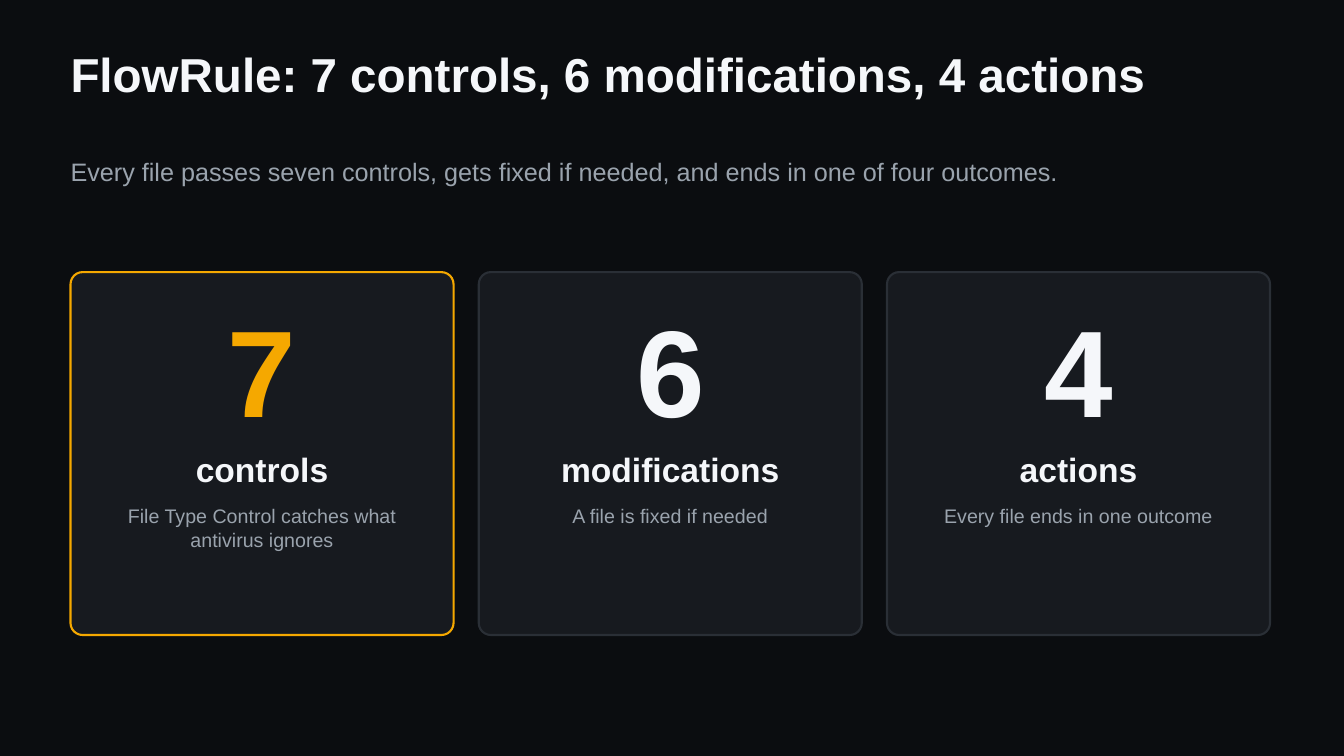
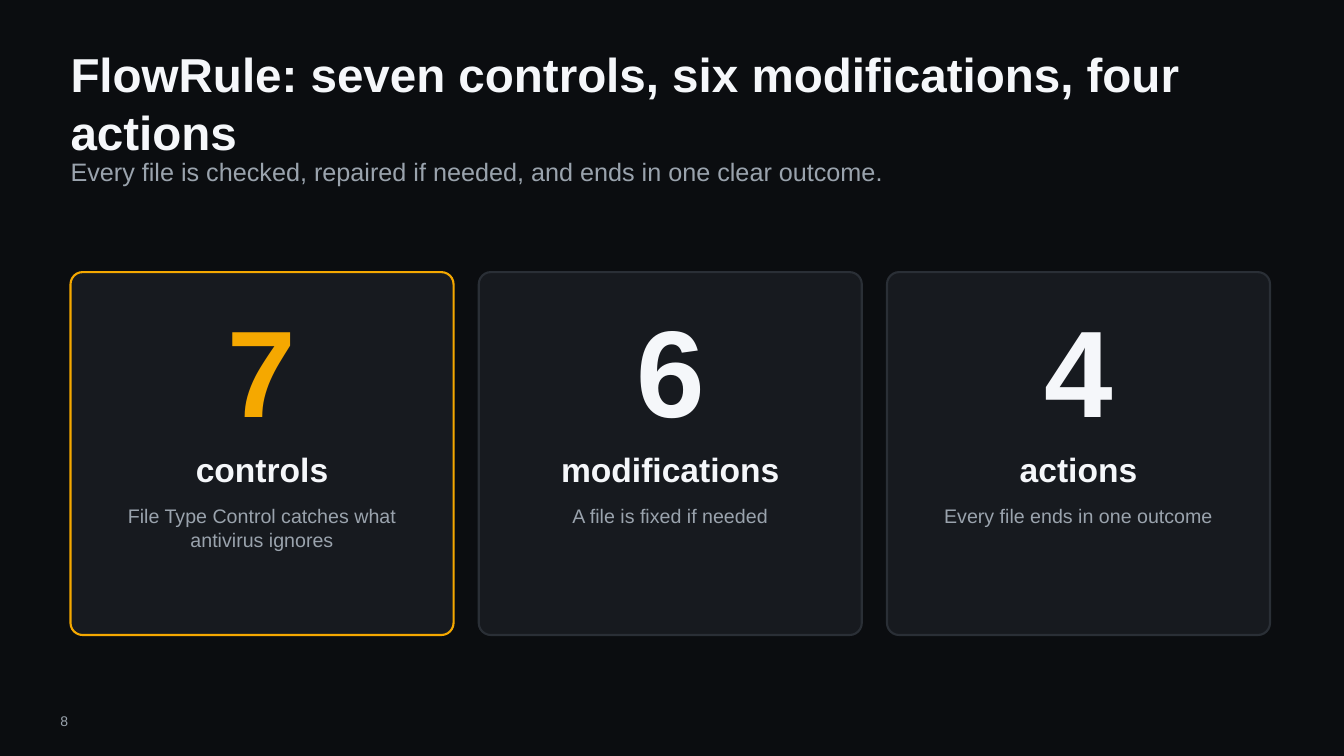
Before and after one commit to hybridus/DFX_Marketing, a slide deck: slide 8 of Projects/03_Presales_Master_Deck/pilot/DFX_Master_deck.pptx (slide 7 before the commit). Drawn at 1344x756 pixels with LibreOffice and Linux fonts; fonts in the diff are those of the drawing; background and template pictures are left out. Boxes give left, top, right and bottom in pixels: in the first picture for what was removed or moved away, otherwise in the second. Text is boxed around its words. In the diff, an @@ line names an element or a change of style, - is before the commit and + after.

```diff
--- a/Projects/03_Presales_Master_Deck/pilot/DFX_Master_deck.pptx
+++ b/Projects/03_Presales_Master_Deck/pilot/DFX_Master_deck.pptx
@@ text at [71, 57, 1179, 151]: text changed @@
-FlowRule: 7 controls, 6 modifications, 4 actions
+FlowRule: seven controls, six modifications, four actions
@@ text at [71, 163, 883, 186]: text changed @@
-Every file passes seven controls, gets fixed if needed, and ends in one of four outcomes.
+Every file is checked, repaired if needed, and ends in one clear outcome.
@@ page number added at [60, 716, 68, 726], 10 pt, text #9AA3AD @@
+8
```
Also in this commit, not shown: 20 other slides changed, 2 slides added, 1 slide removed, 11 other files.
